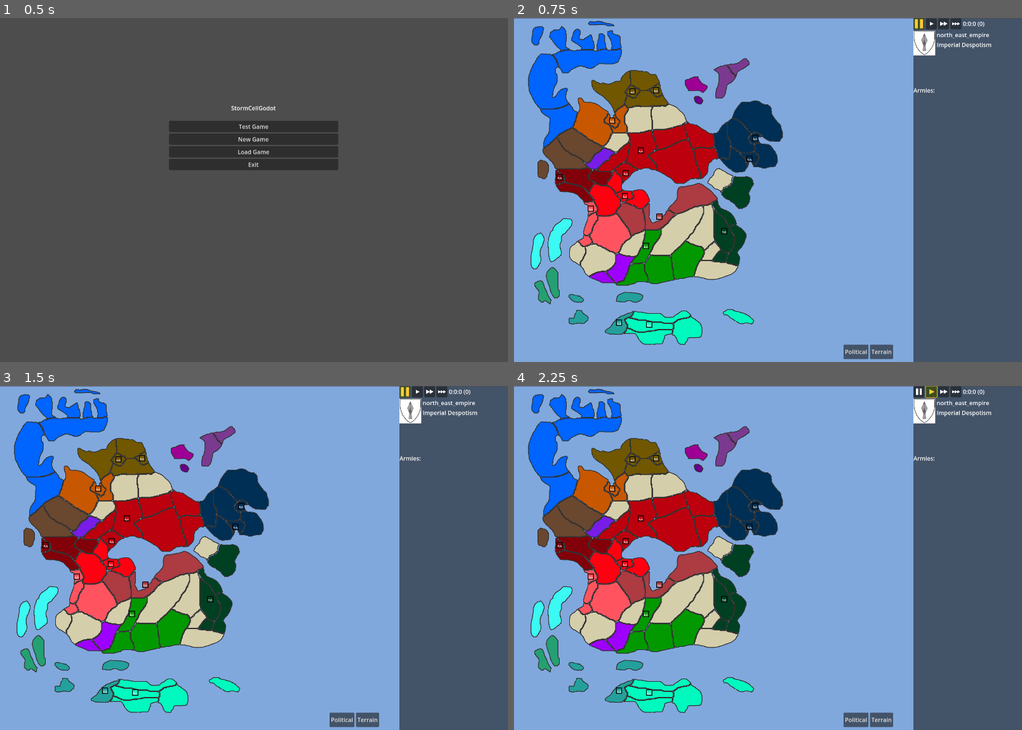
Above: before the commit, frames 1-4 (two rows, left to right).
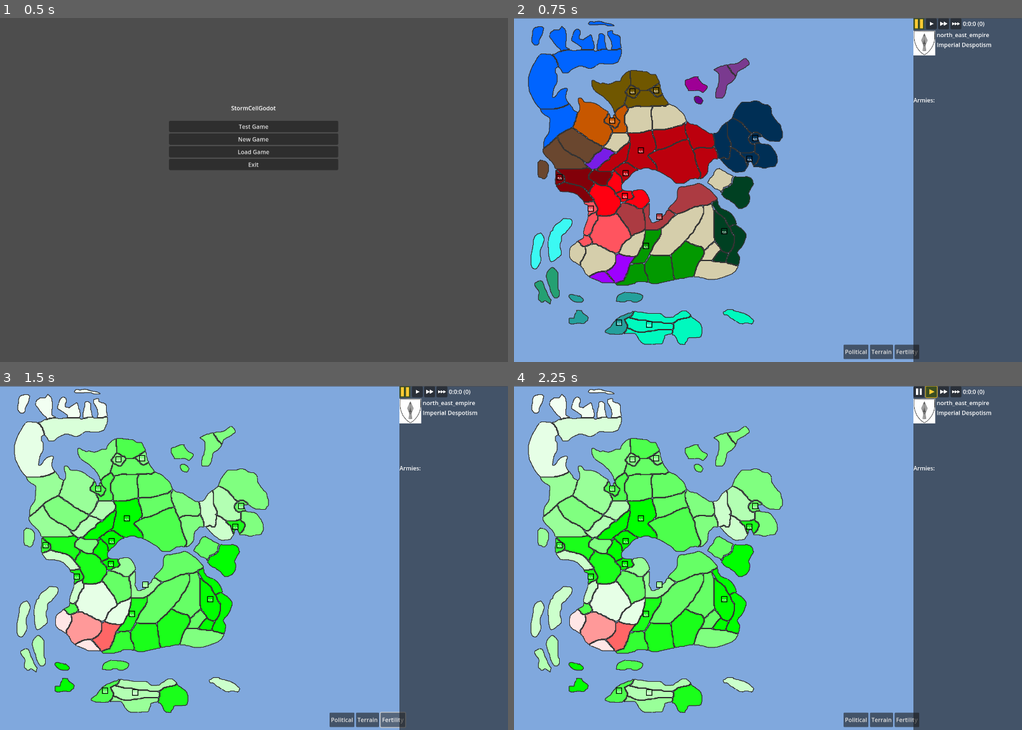
Above: after the commit, the same moments.

Repository: code-11/StormCell
Game: Godot game, scene res://testing.tscn
Same seed, same stepped clock (60 frames per second), same inputs: the game is played once before the commit and once after it.
Inputs (mouse positions are in pixels of both pictures, inside the frame that each line leads up to):
- Up to frame 1 (0.5 s): no input
- Up to frame 2 (0.75 s): click "New Game" at 0.5 s
- Up to frame 3 (1.5 s): click (391, 719) at 1.25 s, where only the run after the commit has a clickable "Fertility"
- Up to frame 4 (2.25 s): click (930, 392) at 2 s

Frame 1 is identical in both runs. In frame 2, 0.3% of the frame differs, in the area x 74-83%, y 20-100%; in frame 3, 21%, in the area x 2-83%, y 0-100%; in frame 4, 21%.

Commit message:
Add fertility map mode with region/terrain/national breakdown
Renames national_colors.json to nation_data.json and nests colors
under nation_color so nations can also carry a fertility_bonus.
Adds a fertility map mode (green/red gradient, dark grey for
regions with no data) and a per-region fertility readout showing
the region, terrain, and national components on click.

Diff:
--- /dev/null
+++ b/stormCellGodot/FertilityCalculator.gd
@@ -0,0 +1,26 @@
+extends Node
+
+class_name FertilityCalculator
+
+"""
+This file is a helper which should contain all the non-game state related fertility calculations.
+This should not look up anything in the game state tree and should only have static functions
+"""
+
+static func calculate_region_fertility_components(region, region_bonus_dict, nation_data_dict):
+	var has_region_data = region_bonus_dict.has(region.name)
+	var region_bonus = region_bonus_dict.get(region.name, 0.0)
+	var terrain_bonus = region.terrain.fertility if region.terrain != null else 0.0
+	var national_bonus = 0.0
+	if region.nation != null and nation_data_dict.has(region.nation):
+		national_bonus = nation_data_dict[region.nation].get("fertility_bonus", 0.0)
+	return {
+		"has_region_data": has_region_data,
+		"region_bonus": region_bonus,
+		"terrain_bonus": terrain_bonus,
+		"national_bonus": national_bonus,
+		"total": region_bonus + terrain_bonus + national_bonus,
+	}
+
+static func calculate_region_fertility(region, region_bonus_dict, nation_data_dict):
+	return calculate_region_fertility_components(region, region_bonus_dict, nation_data_dict).total
--- a/stormCellGodot/MapLoader.gd
+++ b/stormCellGodot/MapLoader.gd
@@ -4,6 +4,11 @@
 var UNOCCUPIED_REGION_COLOR="#D5CEAB"
 var DEFAULT_BORDER_COLOR="#333333"
 var SELECTED_BORDER_COLOR="#FF0000"
+var FERTILITY_NO_DATA_COLOR="#404040"
+
+var FERTILITY_BONUS_PATH="res://data/fertility_bonus.json"
+
+const FertilityCalc=preload("res://FertilityCalculator.gd")
 
 enum MAP_CLICK_MODE{INFO, MOVE_ARMY}
 var cur_map_click_mode=MAP_CLICK_MODE.INFO
@@ -27,11 +32,14 @@
 	if mode=="pol":
 		region_color_dict=$nations.create_region_color_dict(
 			$nations.read_starting_regions(),
-			$nations.read_national_colors()
+			$nations.read_nation_data()
 		)
 
 	elif mode=="terrain":
 		region_color_dict=create_terrain_color_dict()
+
+	elif mode=="fertility":
+		region_color_dict=create_fertility_color_dict()
 
 	$regions.color_regions(region_color_dict)
 
@@ -41,6 +49,38 @@
 	for region in all_regions:
 		to_return[region.name]=region.terrain.color
 	return to_return
+
+func read_fertility_bonus():
+	var fertility_file = FileAccess.open(FERTILITY_BONUS_PATH, FileAccess.READ)
+	return JSON.parse_string(fertility_file.get_as_text())
+
+func fertility_bonus_to_color(value):
+	value=clamp(value,-1.0,1.0)
+	var color
+	if value>=0:
+		color=Color(1.0-value, 1.0, 1.0-value)
+	else:
+		var t=-value
+		color=Color(1.0, 1.0-t, 1.0-t)
+	return "#"+color.to_html(false)
+
+func create_fertility_color_dict():
+	var to_return={}
+	var fertility_data=read_fertility_bonus()
+	var nation_data=$nations.read_nation_data()
+	var all_regions=$regions.get_regions()
+	for region in all_regions:
+		if fertility_data.has(region.name):
+			var total=FertilityCalc.calculate_region_fertility(region,fertility_data,nation_data)
+			to_return[region.name]=fertility_bonus_to_color(total)
+		else:
+			to_return[region.name]=FERTILITY_NO_DATA_COLOR
+	return to_return
+
+func get_region_fertility_breakdown(region):
+	var fertility_data=read_fertility_bonus()
+	var nation_data=$nations.read_nation_data()
+	return FertilityCalc.calculate_region_fertility_components(region,fertility_data,nation_data)
 
 func _input(event):
 	if event is InputEventMouseButton and event.pressed:
@@ -73,7 +113,7 @@
 	pass
 	#var region_color_dict=$nations.create_region_color_dict(
 		#$nations.read_starting_regions(),
-		#$nations.read_national_colors()
+		#$nations.read_nation_data()
 	#)
 	#$regions.create_regions($nations.get_region_to_starting_nation())
 
--- a/stormCellGodot/NationLoader.gd
+++ b/stormCellGodot/NationLoader.gd
@@ -1,7 +1,7 @@
 extends Node
 
 var STARTING_REGIONS_PATH="res://data/starting_regions.json"
-var NATION_COLORS_PATH="res://data/national_colors.json"
+var NATION_DATA_PATH="res://data/nation_data.json"
 
 # Called when the node enters the scene tree for the first time.
 func _ready():
@@ -20,16 +20,16 @@
 			to_return[region_id] = nation
 	return to_return
 
-func read_national_colors():
-	var national_colors_file = FileAccess.open(NATION_COLORS_PATH, FileAccess.READ)
-	var national_colors_data = JSON.parse_string(national_colors_file.get_as_text())
-	return national_colors_data
+func read_nation_data():
+	var nation_data_file = FileAccess.open(NATION_DATA_PATH, FileAccess.READ)
+	var nation_data = JSON.parse_string(nation_data_file.get_as_text())
+	return nation_data
 
 
-func create_region_color_dict(starting_region_dict,national_colors_dict):
+func create_region_color_dict(starting_region_dict,nation_data_dict):
 	var to_return={}
 	for nation in starting_region_dict:
-		var national_color=national_colors_dict[nation]
+		var national_color=nation_data_dict[nation]["nation_color"]
 		var starting_regions=starting_region_dict[nation]
 		for starting_region in starting_regions:
 			to_return[starting_region]=national_color
--- a/stormCellGodot/Terrain.gd
+++ b/stormCellGodot/Terrain.gd
@@ -6,6 +6,7 @@
 var defensiveness=0 # multiplier
 var mobility = 0 # multiplier
 var attrition = 0 # multiplier
+var fertility = 0 # bonus
 
 static func from_json_dict(name,json_dict):
 	return Terrain.new(
@@ -13,12 +14,14 @@
 		json_dict["color"],
 		json_dict["defensiveness"],
 		json_dict["mobility"],
-		json_dict["attrition"]
+		json_dict["attrition"],
+		json_dict.get("fertility", 0)
 	)
 
-func _init(name, color, defensiveness, mobility, attrition):
+func _init(name, color, defensiveness, mobility, attrition, fertility=0):
 	self.name=name
 	self.color=color
 	self.defensiveness=defensiveness
 	self.mobility=mobility
 	self.attrition=attrition
+	self.fertility=fertility
--- a/stormCellGodot/TheGame.gd
+++ b/stormCellGodot/TheGame.gd
@@ -5,7 +5,7 @@
 
 var army_uid=0
 var current_time=0
-var national_colors=null
+var nation_data=null
 
 func read_player_nation():
 	var player_info_file = FileAccess.open(PLAYER_INFO_PATH, FileAccess.READ)
@@ -13,7 +13,7 @@
 	return player_info["nation"]
 
 func spawn_army(nation, region):
-	var color=national_colors.get(nation, "#000000")
+	var color=nation_data.get(nation, {}).get("nation_color", "#000000")
 	var army_node=Army.new(
 		"army"+str(army_uid),
 		nation,
@@ -38,7 +38,7 @@
 	player_nation=read_player_nation()
 	$GuiCtrl.set_player_nation(player_nation)
 	$GuiCtrl.load_map()
-	national_colors=$GuiCtrl/TheMap/nations.read_national_colors()
+	nation_data=$GuiCtrl/TheMap/nations.read_nation_data()
 	spawn_initial_armies()
 	$GuiCtrl/TheMap.move_army_msg.connect(move_army)
 
--- /dev/null
+++ b/stormCellGodot/data/fertility_bonus.json
@@ -0,0 +1,84 @@
+{
+    "1": 0,
+    "2": 0,
+    "3": -0.1,
+    "4": 0,
+    "5": 0,
+    "6": 0,
+    "7": -0.1,
+    "8": -0.1,
+    "9": 0,
+    "10": -0.1,
+    "11": -0.1,
+    "12": 0,
+    "13": 0.1,
+    "14": 0.1,
+    "15": 0.2,
+    "16": 0.2,
+    "17": 0,
+    "18": 0,
+    "19": 0.1,
+    "20": 0.1,
+    "21": 0,
+    "22": 0.2,
+    "23": 0.2,
+    "25": 0.1,
+    "26": 0,
+    "27": 0.2,
+    "28": 0,
+    "29": 0.2,
+    "30": 0,
+    "31": 0.1,
+    "32": 0.2,
+    "33": 0.2,
+    "34": 0.2,
+    "35": -0.1,
+    "36": 0.1,
+    "37": 0,
+    "38": 0,
+    "39": 0.1,
+    "40": -0.2,
+    "41": -0.5,
+    "42": -0.1,
+    "43": -0.5,
+    "45": -0.1,
+    "47": 0.1,
+    "48": 0.1,
+    "49": 0.1,
+    "50": 0.1,
+    "51": 0.1,
+    "52": 0.2,
+    "53": 0.1,
+    "54": 0.3,
+    "55": 0.2,
+    "56": 0.3,
+    "57": 0.2,
+    "58": 0.1,
+    "59": 0,
+    "60": 0.1,
+    "61": 0.1,
+    "62": 0,
+    "63": 0,
+    "64": 0,
+    "65": 0,
+    "66": 0,
+    "67": 0.1,
+    "68": 0.1,
+    "69": 0,
+    "70": 0,
+    "71": 0,
+    "72": 0,
+    "73": 0.1,
+    "74": 0,
+    "75": 0,
+    "76": 0.1,
+    "77": 0,
+    "78": 0,
+    "79": 0,
+    "80": 0,
+    "81": 0,
+    "82": -0.1,
+    "83": 0,
+    "84": 0.1,
+    "85": 0
+}
--- /dev/null
+++ b/stormCellGodot/data/nation_data.json
@@ -0,0 +1,23 @@
+{
+	"farthener_tribes": {"nation_color": "#0064ff"},
+	"dunhollow_tribes": {"nation_color": "#6a472f"},
+	"amonhold": {"nation_color": "#c75700"},
+	"pinemar_keep": {"nation_color": "#705700","fertility_bonus":0.1},
+	"tower_of_illedion": {"nation_color": "#9e0095"},
+	"tower_of_eregion": {"nation_color": "#69008b"},
+	"artemons_hold": {"nation_color": "#781de7"},
+	"zultans_keep": {"nation_color": "#7a3a8f"},
+	"jibacoa": {"nation_color": "#3bf9f3"},
+	"maniabon": {"nation_color": "#24a09c","fertility_bonus":0.1},
+	"canimao": {"nation_color": "#24a072"},
+	"naguabo": {"nation_color": "#00f9be"},
+	"seluceria": {"nation_color": "#004022", "fertility_bonus":0.6},
+	"havernia": {"nation_color": "#029900","fertility_bonus":0.3},
+	"iphakhealis": {"nation_color": "#9e00ff", "fertility_bonus":-0.3},
+	"northumber": {"nation_color": "#002f55"},
+	"central_empire": {"nation_color": "#ff0011"},
+	"north_east_empire": {"nation_color": "#bc000d"},
+	"north_west_empire": {"nation_color": "#820009"},
+	"south_west_empire": {"nation_color": "#ff545f"},
+	"south_east_empire": {"nation_color": "#ac3b42"}
+}
--- a/stormCellGodot/data/national_colors.json
+++ /dev/null
@@ -1,23 +0,0 @@
-{
-	"farthener_tribes": "#0064ff",
-	"dunhollow_tribes": "#6a472f",
-	"amonhold": "#c75700",
-	"pinemar_keep": "#705700",
-	"tower_of_illedion": "#9e0095",
-	"tower_of_eregion": "#69008b",
-	"artemons_hold": "#781de7",
-	"zultans_keep": "#7a3a8f",
-	"jibacoa": "#3bf9f3",
-	"maniabon": "#24a09c",
-	"canimao": "#24a072",
-	"naguabo": "#00f9be",
-	"seluceria": "#004022",
-	"havernia": "#029900",
-	"iphakhealis": "#9e00ff",
-	"northumber": "#002f55",
-	"central_empire": "#ff0011",
-	"north_east_empire": "#bc000d",
-	"north_west_empire": "#820009",
-	"south_west_empire": "#ff545f",
-	"south_east_empire": "#ac3b42"
-}
--- a/stormCellGodot/data/terrain_data.json
+++ b/stormCellGodot/data/terrain_data.json
@@ -1,13 +1,13 @@
 {
-	"mountains": {"color": "#362910", "defensiveness": 2, "mobility": 0.1, "attrition": 1.3},
-	"coast": {"color": "#ffd282", "defensiveness": 1, "mobility": 0.8, "attrition": 1.1},
-	"grasslands": {"color": "#3ec453", "defensiveness": 1, "mobility": 0.8, "attrition": 1},
-	"plains": {"color": "#aa9161", "defensiveness": 0.7, "mobility": 0.9, "attrition": 1.2},
-	"desert": {"color": "#d08f55", "defensiveness": 0.5, "mobility": 1, "attrition": 5},
-	"swamp": {"color": "#2c3e26", "defensiveness": 1.5, "mobility": 0.2, "attrition": 4},
-	"hills": {"color": "#636200", "defensiveness": 1.7, "mobility": 0.4, "attrition": 1},
-	"woods": {"color": "#29661e", "defensiveness": 1.5, "mobility": 0.4, "attrition": 1},
-	"forest": {"color": "#14430c", "defensiveness": 1.7, "mobility": 0.3, "attrition": 1.1},
-	"tundra": {"color": "#53774d", "defensiveness": 0.5, "mobility": 0.7, "attrition": 4},
-	"ice": {"color": "#dad2af", "defensiveness": 0.5, "mobility": 0.6, "attrition": 6}
+	"mountains": {"fertility": 0.2, "color": "#362910", "defensiveness": 2, "mobility": 0.1, "attrition": 1.3},
+	"coast": {"fertility": 0.3,"color": "#ffd282", "defensiveness": 1, "mobility": 0.8, "attrition": 1.1},
+	"grasslands": {"fertility": 0.9,"color": "#3ec453", "defensiveness": 1, "mobility": 0.8, "attrition": 1},
+	"plains": {"fertility": 0.6, "color": "#aa9161", "defensiveness": 0.7, "mobility": 0.9, "attrition": 1.2},
+	"desert": {"fertility": 0.1, "color": "#d08f55", "defensiveness": 0.5, "mobility": 1, "attrition": 5},
+	"swamp": {"fertility": 0.4,"color": "#2c3e26", "defensiveness": 1.5, "mobility": 0.2, "attrition": 4},
+	"hills": {"fertility": 0.5,"color": "#636200", "defensiveness": 1.7, "mobility": 0.4, "attrition": 1},
+	"woods": {"fertility": 0.5,"color": "#29661e", "defensiveness": 1.5, "mobility": 0.4, "attrition": 1},
+	"forest": {"fertility": 0.4,"color": "#14430c", "defensiveness": 1.7, "mobility": 0.3, "attrition": 1.1},
+	"tundra": {"fertility": 0.15,"color": "#53774d", "defensiveness": 0.5, "mobility": 0.7, "attrition": 4},
+	"ice": {"fertility": 0.05,"color": "#dad2af", "defensiveness": 0.5, "mobility": 0.6, "attrition": 6}
 }
--- a/stormCellGodot/game_scene.tscn
+++ b/stormCellGodot/game_scene.tscn
@@ -9,6 +9,7 @@
 [ext_resource type="Script" path="res://sc_ui/PolMapModeBtn.gd" id="6_48i3s"]
 [ext_resource type="Script" path="res://sc_ui/PanelCtrl.gd" id="6_negt1"]
 [ext_resource type="Script" path="res://sc_ui/TerrainMapModeBtn.gd" id="7_mcrfv"]
+[ext_resource type="Script" path="res://sc_ui/FertilityMapModeBtn.gd" id="8_fert1"]
 [ext_resource type="Script" path="res://TimeControls.gd" id="9_lrl64"]
 [ext_resource type="Texture2D" uid="uid://bfan537pbqvw" path="res://images/pause.png" id="9_poc42"]
 [ext_resource type="Texture2D" uid="uid://c1lkpx5qbsjnj" path="res://images/play_1.png" id="10_1w1la"]
@@ -61,6 +62,11 @@
 layout_mode = 2
 text = "Terrain"
 script = ExtResource("7_mcrfv")
+
+[node name="FertilityMapModeBtn" type="Button" parent="TheGame/GuiCtrl/TheMap/HBoxContainer"]
+layout_mode = 2
+text = "Fertility"
+script = ExtResource("8_fert1")
 
 [node name="ThePanel" type="PanelContainer" parent="TheGame/GuiCtrl"]
 offset_left = 1101.0
@@ -151,6 +157,9 @@
 [node name="NationOwnerLbl" type="Label" parent="TheGame/GuiCtrl/ThePanel/VBoxContainer/RegionInfoBox"]
 layout_mode = 2
 
+[node name="FertilityLbl" type="Label" parent="TheGame/GuiCtrl/ThePanel/VBoxContainer/RegionInfoBox"]
+layout_mode = 2
+
 [node name="ArmyInfoBox" type="VBoxContainer" parent="TheGame/GuiCtrl/ThePanel/VBoxContainer/RegionInfoBox"]
 layout_mode = 2
 script = ExtResource("10_k38sl")
--- /dev/null
+++ b/stormCellGodot/sc_ui/FertilityMapModeBtn.gd
@@ -0,0 +1,7 @@
+extends Button
+
+func get_gui_ctrl():
+	return get_parent().get_parent().get_parent()
+
+func _pressed():
+	get_gui_ctrl().set_map_color_mode("fertility")
--- a/stormCellGodot/sc_ui/GuiCtrl.gd
+++ b/stormCellGodot/sc_ui/GuiCtrl.gd
@@ -1,7 +1,7 @@
 extends Node
 
 var selected_region=null
-var map_color_mode="pol" # Or "terrain"
+var map_color_mode="pol" # Or "terrain", "fertility"
 
 
 func set_selected_region(region):
@@ -12,7 +12,8 @@
 
 	selected_region = region
 	$TheMap.set_selected_region(region)
-	$ThePanel.set_selected_region(region)
+	var fertility_breakdown=$TheMap.get_region_fertility_breakdown(region)
+	$ThePanel.set_selected_region(region, fertility_breakdown)
 
 	var armies = $TheMap.get_armies(region)
 	$ThePanel.set_armies(armies)
--- a/stormCellGodot/sc_ui/PanelCtrl.gd
+++ b/stormCellGodot/sc_ui/PanelCtrl.gd
@@ -9,6 +9,9 @@
 func get_nation_label():
 	return get_node("VBoxContainer/RegionInfoBox/NationOwnerLbl")
 
+func get_fertility_label():
+	return get_node("VBoxContainer/RegionInfoBox/FertilityLbl")
+
 func get_player_nation_label():
 	return get_node("VBoxContainer/HBoxContainer/VBoxContainer/PlayerNationLbl")
 
@@ -19,7 +22,7 @@
 	var player_nation_lbl = get_player_nation_label()
 	player_nation_lbl.text=player_nation
 
-func set_selected_region(region):
+func set_selected_region(region, fertility_breakdown):
 	var region_lbl=get_region_label()
 	region_lbl.text="Name: "+region.name
 
@@ -29,6 +32,18 @@
 	var nation_lbl = get_nation_label()
 	nation_lbl.text="Nation: "+str(region.nation)
 
+	var fertility_lbl=get_fertility_label()
+	fertility_lbl.text=format_fertility_breakdown(fertility_breakdown)
+
+func format_fertility_breakdown(fertility_breakdown):
+	var region_bonus_text = ("%.2f" % fertility_breakdown.region_bonus) if fertility_breakdown.has_region_data else "N/A"
+	return "Fertility: %.2f\n  Region: %s\n  Terrain: %.2f\n  National: %.2f" % [
+		fertility_breakdown.total,
+		region_bonus_text,
+		fertility_breakdown.terrain_bonus,
+		fertility_breakdown.national_bonus,
+	]
+
 func set_armies(armies):
 	var army_info_box=get_army_info_ctrl()
 	for army in armies:
